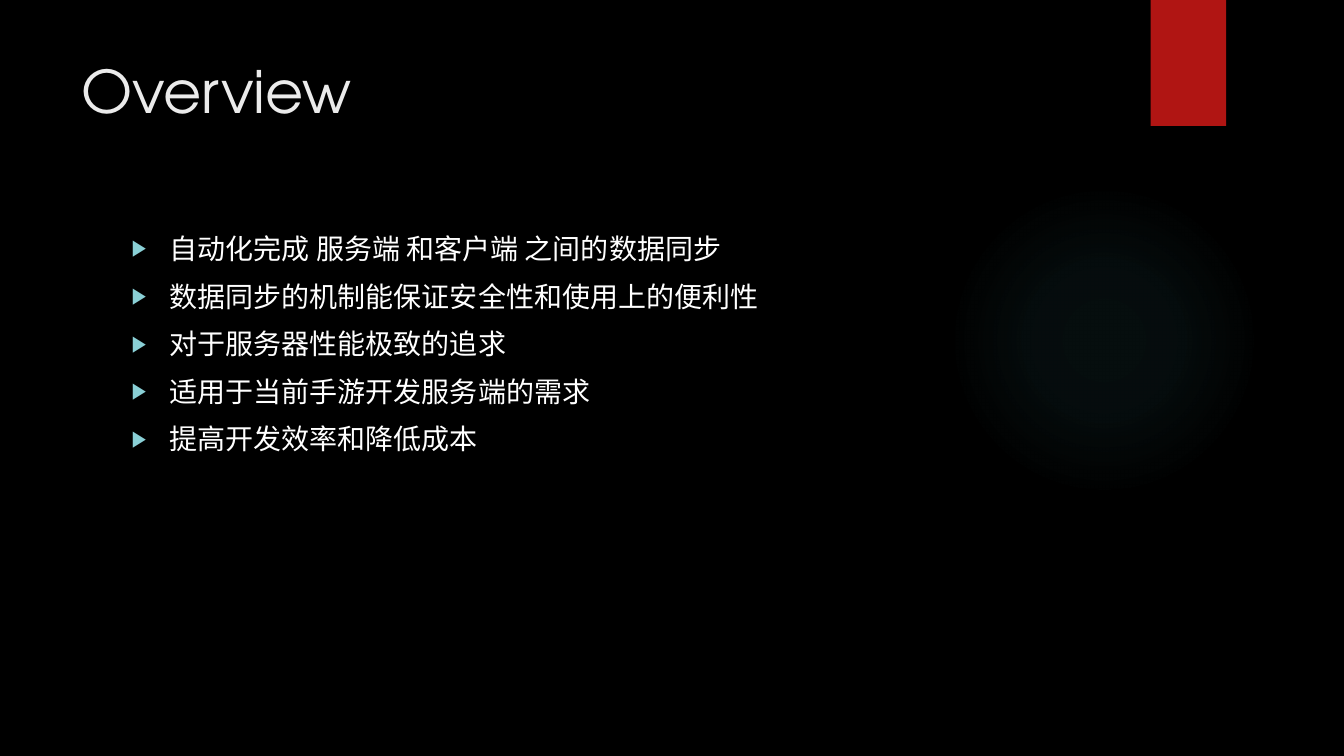
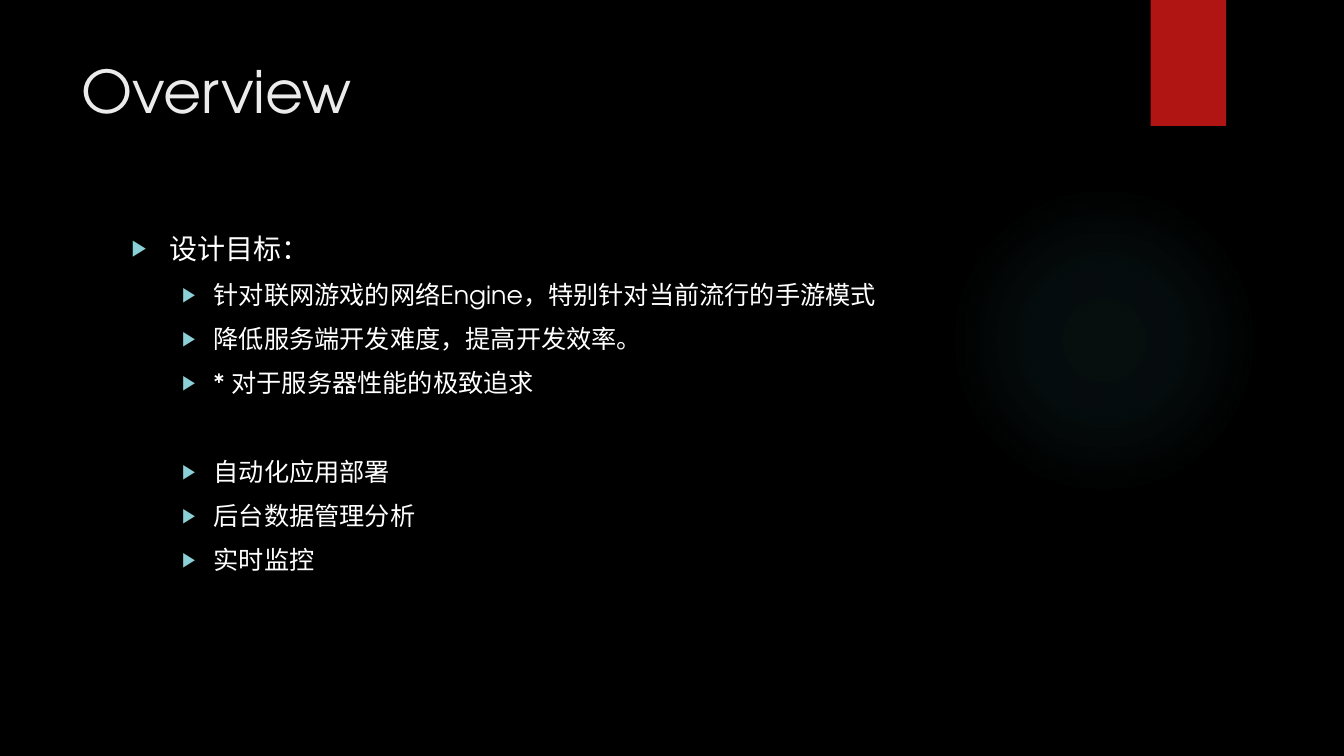
Before and after one commit to luozhishen/gameengine, a slide deck: slide 2 of Development/Documents/ZionEngine.pptx. Drawn at 1344x756 pixels with LibreOffice and Linux fonts; fonts in the diff are those of the drawing; background and template pictures are left out. Boxes give left, top, right and bottom in pixels: in the first picture for what was removed or moved away, otherwise in the second. Text is boxed around its words. In the diff, an @@ line names an element or a change of style, - is before the commit and + after.

```diff
--- a/Development/Documents/ZionEngine.pptx
+++ b/Development/Documents/ZionEngine.pptx
@@ text at <box>170,235,876,571</box>: text changed; size 20 to 18 pt @@
-▶ 自动化完成 服务端 和客户端 之间的数据同步
-▶ 数据同步的机制能保证安全性和使用上的便利性
-▶ 对于服务器性能极致的追求
-▶ 适用于当前手游开发服务端的需求
-▶ 提高开发效率和降低成本
+▶ 设计目标：
+  ▶ 针对联网游戏的网络Engine，特别针对当前流行的手游模式
+  ▶ 降低服务端开发难度，提高开发效率。
+  ▶ * 对于服务器性能的极致追求
+  ▶ 自动化应用部署
+  ▶ 后台数据管理分析
+  ▶ 实时监控
```
Also in this commit, not shown: 2 other slides changed, 3 slides added, 9 other files.
